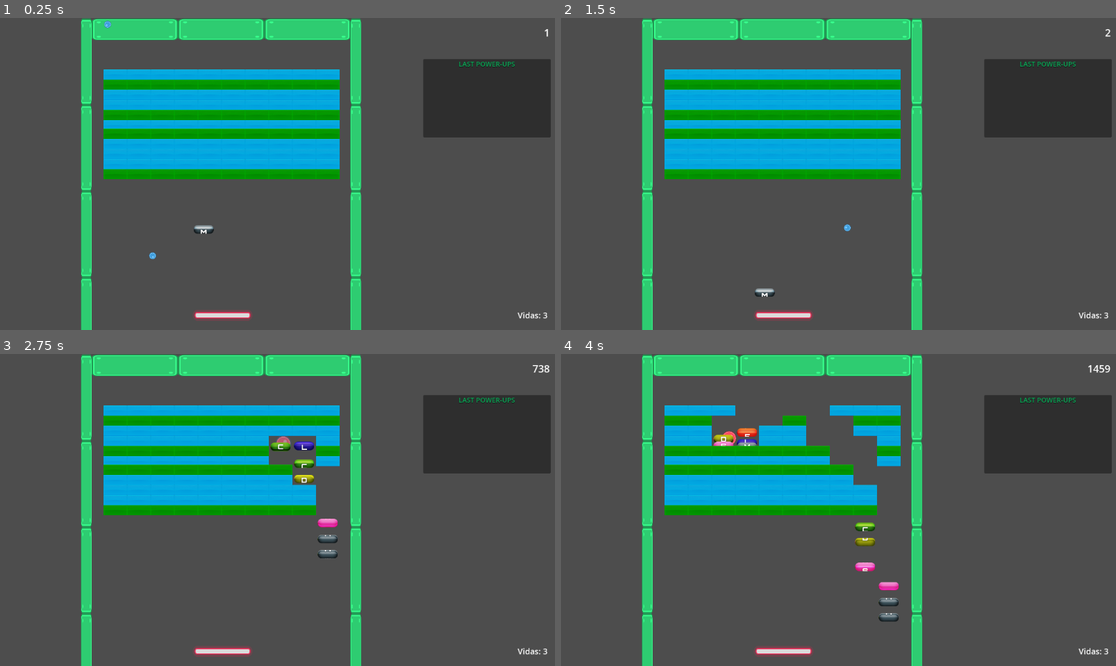
Above: before the commit, frames 1-4 (two rows, left to right).
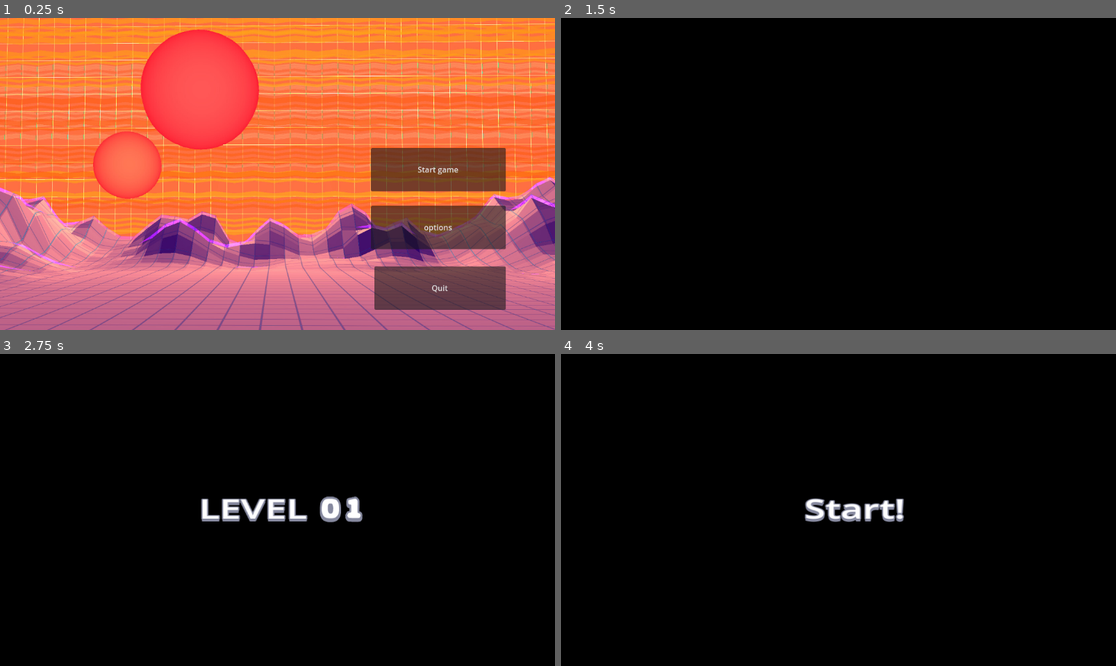
Above: after the commit, the same moments.

Repository: Asmatu-cell/godot.test.arkanoid-clon
Game: Godot game, scene res://Scenes/UI/main_menu.tscn
The game is run twice, just before and just after one commit, with the same random seed, the same clock (stepped at 60 frames per second) and the same inputs. Before the commit the project starts from res://Scenes/Niveles/nivel_0.tscn.
Inputs (mouse positions are in pixels of both pictures, inside the frame that each line leads up to):
- Up to frame 1 (0.25 s): no input
- Up to frame 2 (1.5 s): click (999, 227) at 0.5 s, where only the run after the commit has a clickable "options"; click (999, 170) at 1.25 s, where only the run after the commit has a clickable "Start game"
- Up to frame 3 (2.75 s): tap Space (disparo) at 2.1 s
- Up to frame 4 (4 s): tap Left (lpad) at 2.85 s; tap Right (rpad) at 3.6 s

The runs differ from the first frame. In frame 1, 98% of the frame differs, in the area x 0-100%, y 0-100%; in frame 2, 100%; in frame 3, 100%; in frame 4, 100%.

Commit message:
Sistema de pasar de nivel

Diff:
--- a/Scenes/Niveles/LastPowerList.gd
+++ b/Scenes/Niveles/LastPowerList.gd
@@ -1,5 +1,5 @@
 extends PanelContainer
-const V_BOX_POWER_UP_CONTAINER = preload("res://Ui/v_box_powerUpContainer.tscn")
+const V_BOX_POWER_UP_CONTAINER = preload("res://Scenes/UI/v_box_powerUpContainer.tscn")
 @onready var v_box_container: VBoxContainer = $VBoxContainer
 
 # Called when the node enters the scene tree for the first time.
--- /dev/null
+++ b/Scenes/Niveles/nivel_1.gd
@@ -0,0 +1,12 @@
+extends Node2D
+
+
+# Called when the node enters the scene tree for the first time.
+func _ready() -> void:
+	GameController.level_init()
+	pass # Replace with function body.
+
+
+# Called every frame. 'delta' is the elapsed time since the previous frame.
+func _process(delta: float) -> void:
+	pass
--- a/Scenes/Niveles/nivel_0.tscn
+++ b/Scenes/Niveles/nivel_1.tscn
@@ -1,14 +1,15 @@
 [gd_scene load_steps=8 format=3 uid="uid://c6ung2w2syfqp"]
 
 [ext_resource type="PackedScene" uid="uid://cmnxmea36b686" path="res://Scenes/paredes/paredes.tscn" id="1_3j3ef"]
+[ext_resource type="Script" path="res://Scenes/Niveles/nivel_1.gd" id="1_hgqoi"]
 [ext_resource type="PackedScene" uid="uid://do4fx8tyf7nmr" path="res://Scenes/UI/game_ui.tscn" id="1_ph6eu"]
 [ext_resource type="Script" path="res://Scenes/Camera2D.gd" id="2_sewoi"]
-[ext_resource type="PackedScene" uid="uid://b7umm0epvhq0t" path="res://Scenes/pelota/pelota.tscn" id="4_lovy2"]
 [ext_resource type="PackedScene" uid="uid://dhe0aqb311uvx" path="res://Scenes/Bloques/bloque_amarillo.tscn" id="5_b17kn"]
 [ext_resource type="PackedScene" uid="uid://bqs2wamsewn58" path="res://Scenes/Bloques/bloque_azul.tscn" id="6_o068s"]
 [ext_resource type="PackedScene" uid="uid://dpsv18r1xkri5" path="res://Scenes/PowerUps/powerUp.tscn" id="8_6eof7"]
 
-[node name="Nivel 0" type="Node2D"]
+[node name="Nivel 1" type="Node2D"]
+script = ExtResource("1_hgqoi")
 metadata/_edit_lock_ = true
 
 [node name="game_ui" parent="." instance=ExtResource("1_ph6eu")]
@@ -23,9 +24,6 @@
 zoom = Vector2(0.7, 0.7)
 script = ExtResource("2_sewoi")
 
-[node name="Pelota" parent="." instance=ExtResource("4_lovy2")]
-position = Vector2(133, 624)
-
 [node name="Bloques" type="Node" parent="."]
 
 [node name="Azules" type="Node2D" parent="Bloques"]
--- /dev/null
+++ b/Scenes/UI/Main Menu.gd
@@ -0,0 +1,38 @@
+extends Node2D
+
+var button_type = null
+# Called when the node enters the scene tree for the first time.
+func _ready() -> void:
+	pass # Replace with function body.
+
+
+# Called every frame. 'delta' is the elapsed time since the previous frame.
+func _process(delta: float) -> void:
+	pass
+
+
+func _on_start_pressed() -> void:
+	button_type = "start"
+	call_fade_in()
+	pass # Replace with function body.
+
+
+func _on_options_pressed() -> void:
+	button_type = "options"
+	call_fade_in()
+	pass # Replace with function body.
+
+func _on_quit_pressed() -> void:
+	get_tree().quit()
+	pass # Replace with function body.
+
+func call_fade_in() -> void:
+	$Fade_transition.show()
+	$Fade_transition/fade_timer.start()
+	$Fade_transition/AnimationPlayer.play("fade_in")
+
+func _on_fade_timer_timeout() -> void:
+	if button_type == "start":
+		get_tree().change_scene_to_file("res://Scenes/UI/new_level_screen.tscn")
+	elif button_type == "options":
+		get_tree().change_scene_to_file("res://Scenes/UI/new_level_screen.tscn")
--- /dev/null
+++ b/Scenes/UI/NewLevelScreen.gd
@@ -0,0 +1,39 @@
+extends Node2D
+
+@onready var start: Label = $Control/Start
+@onready var label: Label = $Control/Label
+
+@onready var number_1: Sprite2D = $Control/Number1
+@onready var number_0: Sprite2D = $Control/Number0
+@export var number_images:Dictionary = {}
+#@export_enum("Rebecca", "Mary", "Leah") var character_name: String
+
+
+# Called when the node enters the scene tree for the first time.
+func _ready() -> void:
+	set_level_numbers()
+	$Fade_transition/AnimationPlayer.play("fade_out")
+	await get_tree().create_timer(1.5).timeout
+	start.visible = true
+	label.visible = false
+	number_0.visible = false
+	number_1.visible = false
+	await get_tree().create_timer(1).timeout
+	get_tree().change_scene_to_file(str("res://Scenes/Niveles/nivel_",GameController.get_current_level(),".tscn"))
+	pass # Replace with function body.
+
+func set_level_numbers():
+	var level = GameController.get_current_level()
+	var digits = []
+
+	for char in str(level):
+		digits.append(int(char))
+
+	number_1.texture = number_images[digits[0]]
+	if digits.size() > 1:
+		number_0.texture  = number_images[digits[1]]
+	else:
+		number_1.texture = number_images[0]
+		number_0.texture = number_images[digits[0]]
+
+	pass
--- /dev/null
+++ b/Scenes/UI/fade_transition.tscn
@@ -0,0 +1,47 @@
+[gd_scene load_steps=4 format=3 uid="uid://jt35h2qpjbp7"]
+
+[sub_resource type="Animation" id="Animation_kcyeb"]
+resource_name = "fade_out"
+tracks/0/type = "value"
+tracks/0/imported = false
+tracks/0/enabled = true
+tracks/0/path = NodePath(".:color")
+tracks/0/interp = 1
+tracks/0/loop_wrap = true
+tracks/0/keys = {
+"times": PackedFloat32Array(0, 1),
+"transitions": PackedFloat32Array(0.6, 1),
+"update": 0,
+"values": [Color(0, 0, 0, 1), Color(0, 0, 0, 0)]
+}
+
+[sub_resource type="Animation" id="Animation_yidef"]
+resource_name = "fade_in"
+tracks/0/type = "value"
+tracks/0/imported = false
+tracks/0/enabled = true
+tracks/0/path = NodePath(".:color")
+tracks/0/interp = 1
+tracks/0/loop_wrap = true
+tracks/0/keys = {
+"times": PackedFloat32Array(0, 0.9),
+"transitions": PackedFloat32Array(0.75, 0.2),
+"update": 0,
+"values": [Color(0, 0, 0, 0), Color(0, 0, 0, 1)]
+}
+
+[sub_resource type="AnimationLibrary" id="AnimationLibrary_8qr57"]
+_data = {
+"fade_in": SubResource("Animation_yidef"),
+"fade_out": SubResource("Animation_kcyeb")
+}
+
+[node name="Fade_transition" type="ColorRect"]
+offset_right = 1183.0
+offset_bottom = 684.0
+color = Color(0, 0, 0, 1)
+
+[node name="AnimationPlayer" type="AnimationPlayer" parent="."]
+libraries = {
+"": SubResource("AnimationLibrary_8qr57")
+}
--- /dev/null
+++ b/Scenes/UI/main_menu.tscn
@@ -0,0 +1,61 @@
+[gd_scene load_steps=5 format=3 uid="uid://bmqifwhpfjtpr"]
+
+[ext_resource type="Script" path="res://Scenes/UI/Main Menu.gd" id="1_lo2ap"]
+[ext_resource type="Texture2D" uid="uid://dy4pbif5j5swx" path="res://Assets/nave-retro-fondo.webp" id="2_xnpwp"]
+[ext_resource type="Texture2D" uid="uid://datp37tmuou27" path="res://Assets/retro-space.jpg" id="3_deive"]
+[ext_resource type="PackedScene" uid="uid://jt35h2qpjbp7" path="res://Scenes/UI/fade_transition.tscn" id="3_o87ce"]
+
+[node name="Main Menu" type="Node2D"]
+script = ExtResource("1_lo2ap")
+
+[node name="nave-retro" type="Sprite2D" parent="."]
+visible = false
+position = Vector2(439, 378)
+scale = Vector2(0.79643, 0.835857)
+texture = ExtResource("2_xnpwp")
+
+[node name="Retro-space" type="Sprite2D" parent="."]
+position = Vector2(548.378, 371)
+scale = Vector2(0.687037, 0.687037)
+texture = ExtResource("3_deive")
+
+[node name="Button_manager" type="Control" parent="."]
+layout_mode = 3
+anchors_preset = 0
+offset_right = 40.0
+offset_bottom = 40.0
+
+[node name="Start" type="Button" parent="Button_manager"]
+layout_mode = 0
+offset_left = 770.0
+offset_top = 270.0
+offset_right = 1050.0
+offset_bottom = 360.0
+text = "Start game"
+
+[node name="Options" type="Button" parent="Button_manager"]
+layout_mode = 0
+offset_left = 770.0
+offset_top = 390.0
+offset_right = 1050.0
+offset_bottom = 480.0
+text = "options"
+
+[node name="Quit" type="Button" parent="Button_manager"]
+layout_mode = 0
+offset_left = 777.0
+offset_top = 516.0
+offset_right = 1050.0
+offset_bottom = 606.0
+text = "Quit
+"
+
+[node name="Fade_transition" parent="." instance=ExtResource("3_o87ce")]
+visible = false
+
+[node name="fade_timer" type="Timer" parent="Fade_transition"]
+
+[connection signal="pressed" from="Button_manager/Start" to="." method="_on_start_pressed"]
+[connection signal="pressed" from="Button_manager/Options" to="." method="_on_options_pressed"]
+[connection signal="pressed" from="Button_manager/Quit" to="." method="_on_quit_pressed"]
+[connection signal="timeout" from="Fade_transition/fade_timer" to="." method="_on_fade_timer_timeout"]
--- /dev/null
+++ b/Scenes/UI/new_level_screen.tscn
@@ -0,0 +1,93 @@
+[gd_scene load_steps=14 format=3 uid="uid://ciw33ja1ggxig"]
+
+[ext_resource type="Script" path="res://Scenes/UI/NewLevelScreen.gd" id="1_4vkvg"]
+[ext_resource type="Texture2D" uid="uid://ci0duxiw3u5m2" path="res://Assets/kenney_rolling-ball-assets/PNG/Retina/number_0.png" id="2_e75m1"]
+[ext_resource type="Texture2D" uid="uid://di722st1k7bj4" path="res://Assets/kenney_rolling-ball-assets/PNG/Retina/number_1.png" id="3_c6uoh"]
+[ext_resource type="Texture2D" uid="uid://d4ld3vhe7qfaf" path="res://Assets/kenney_rolling-ball-assets/PNG/Retina/number_2.png" id="4_8f08b"]
+[ext_resource type="Texture2D" uid="uid://copl5htjxf6tp" path="res://Assets/kenney_rolling-ball-assets/PNG/Retina/number_3.png" id="5_nbtac"]
+[ext_resource type="Texture2D" uid="uid://ci03uwrrbqu2f" path="res://Assets/kenney_rolling-ball-assets/PNG/Retina/number_4.png" id="6_32poh"]
+[ext_resource type="Texture2D" uid="uid://c6d4opmvn0mnv" path="res://Assets/kenney_rolling-ball-assets/PNG/Retina/number_5.png" id="7_wnwcr"]
+[ext_resource type="Texture2D" uid="uid://bqlddmko8cvmv" path="res://Assets/kenney_rolling-ball-assets/PNG/Retina/number_6.png" id="8_g7kw8"]
+[ext_resource type="Texture2D" uid="uid://sffa5u5iox22" path="res://Assets/kenney_rolling-ball-assets/PNG/Retina/number_7.png" id="9_v3f62"]
+[ext_resource type="Texture2D" uid="uid://c40vydf8fgn37" path="res://Assets/kenney_rolling-ball-assets/PNG/Retina/number_8.png" id="10_vpl5s"]
+[ext_resource type="Texture2D" uid="uid://dhp6rh8d2hl4b" path="res://Assets/kenney_rolling-ball-assets/PNG/Retina/number_9.png" id="11_3bqdr"]
+[ext_resource type="PackedScene" uid="uid://jt35h2qpjbp7" path="res://Scenes/UI/fade_transition.tscn" id="12_rx5e6"]
+
+[sub_resource type="LabelSettings" id="LabelSettings_aqjmk"]
+font_size = 54
+outline_size = 7
+outline_color = Color(0.52549, 0.537255, 0.623529, 1)
+shadow_size = 4
+shadow_color = Color(0.52549, 0.537255, 0.623529, 1)
+shadow_offset = Vector2(0, 5)
+
+[node name="NewLevelScreen" type="Node2D"]
+script = ExtResource("1_4vkvg")
+number_images = {
+0: ExtResource("2_e75m1"),
+1: ExtResource("3_c6uoh"),
+2: ExtResource("4_8f08b"),
+3: ExtResource("5_nbtac"),
+4: ExtResource("6_32poh"),
+5: ExtResource("7_wnwcr"),
+6: ExtResource("8_g7kw8"),
+7: ExtResource("9_v3f62"),
+8: ExtResource("10_vpl5s"),
+9: ExtResource("11_3bqdr")
+}
+metadata/_edit_horizontal_guides_ = [324.0]
+metadata/_edit_vertical_guides_ = [616.0]
+
+[node name="ColorRect" type="ColorRect" parent="."]
+offset_right = 1162.0
+offset_bottom = 654.0
+color = Color(0, 0, 0, 1)
+
+[node name="Control" type="Control" parent="."]
+clip_contents = true
+custom_minimum_size = Vector2(1200, 400)
+layout_mode = 3
+anchors_preset = 15
+anchor_right = 1.0
+anchor_bottom = 1.0
+offset_right = 1232.0
+offset_bottom = 696.0
+grow_horizontal = 2
+grow_vertical = 2
+
+[node name="Label" type="Label" parent="Control"]
+layout_mode = 1
+anchors_preset = -1
+anchor_right = 1.0
+anchor_bottom = 0.991
+offset_left = 413.0
+offset_top = 283.0
+offset_right = -637.0
+offset_bottom = -318.736
+scale = Vector2(1.47513, 1.0157)
+text = "LEVEL"
+label_settings = SubResource("LabelSettings_aqjmk")
+
+[node name="Number1" type="Sprite2D" parent="Control"]
+position = Vector2(686, 325)
+texture = ExtResource("2_e75m1")
+
+[node name="Number0" type="Sprite2D" parent="Control"]
+position = Vector2(735, 325)
+texture = ExtResource("2_e75m1")
+
+[node name="Start" type="Label" parent="Control"]
+visible = false
+layout_mode = 1
+anchors_preset = -1
+anchor_right = 1.0
+anchor_bottom = 0.991
+offset_left = 505.0
+offset_top = 283.0
+offset_right = -526.0
+offset_bottom = -318.736
+scale = Vector2(1.47513, 1.0157)
+text = "Start!"
+label_settings = SubResource("LabelSettings_aqjmk")
+
+[node name="Fade_transition" parent="." instance=ExtResource("12_rx5e6")]
--- a/Ui/v_box_powerUpContainer.tscn
+++ b/Scenes/UI/v_box_powerUpContainer.tscn
@@ -1,6 +1,6 @@
 [gd_scene load_steps=5 format=3 uid="uid://dp78noj6cujwu"]
 
-[ext_resource type="Script" path="res://Ui/v_box_powerUpContainer.gd" id="1_7nm5o"]
+[ext_resource type="Script" path="res://Scenes/UI/v_box_powerUpContainer.gd" id="1_7nm5o"]
 [ext_resource type="Texture2D" uid="uid://cud5xdt66phtw" path="res://Assets/kenney_rolling-ball-assets/PNG/Default/background_brown.png" id="1_k7txm"]
 [ext_resource type="Texture2D" uid="uid://gn1b2yhlein6" path="res://Assets/powerups/simples/contact.png" id="2_jhte7"]
 
--- a/game_controller.gd
+++ b/game_controller.gd
@@ -10,9 +10,15 @@
 var modoDisparo:bool = false
 var tablaActual
 
+var level = 1
+
 # Called when the node enters the scene tree for the first time.
 func _ready() -> void:
-	level_init()
+	#level_init()
+	pass
+
+func get_current_level() -> int:
+	return level
 
 func level_init():
 	var current_scene =	get_tree().current_scene
@@ -20,8 +26,8 @@
 	tablaActual.name = "Tabla"
 	current_scene.add_child(tablaActual)
 	tablaActual.call("createNewBall")
-
-	init_ui()
+	if current_scene.name != "Main Menu":
+		init_ui()
 
 # Called every frame. 'delta' is the elapsed time since the previous frame.
 func _process(delta: float) -> void:
@@ -75,5 +81,6 @@
 func change_scene_to_next() -> void:
 	#get_tree().change_scene_to_packed()
 	points_add(500)
-	get_tree().change_scene_to_file("res://Scenes/Niveles/nivel_a.tscn")
+	level += 1
+	get_tree().change_scene_to_file("res://Scenes/UI/new_level_screen.tscn")
 	pass
--- a/project.godot
+++ b/project.godot
@@ -11,7 +11,7 @@
 [application]
 
 config/name="Arcanoid - Demo técnica"
-run/main_scene="res://Scenes/Niveles/nivel_0.tscn"
+run/main_scene="res://Scenes/UI/main_menu.tscn"
 config/features=PackedStringArray("4.2", "GL Compatibility")
 config/icon="res://icon.svg"
 
Binary file added: Assets/nave-retro-fondo.webp
Not shown, added: Assets/nave-retro-fondo.webp.import
Binary file added: Assets/retro-space.jpg
Not shown, added: Assets/retro-space.jpg.import
Renamed: Ui/v_box_powerUpContainer.gd -> Scenes/UI/v_box_powerUpContainer.gd
